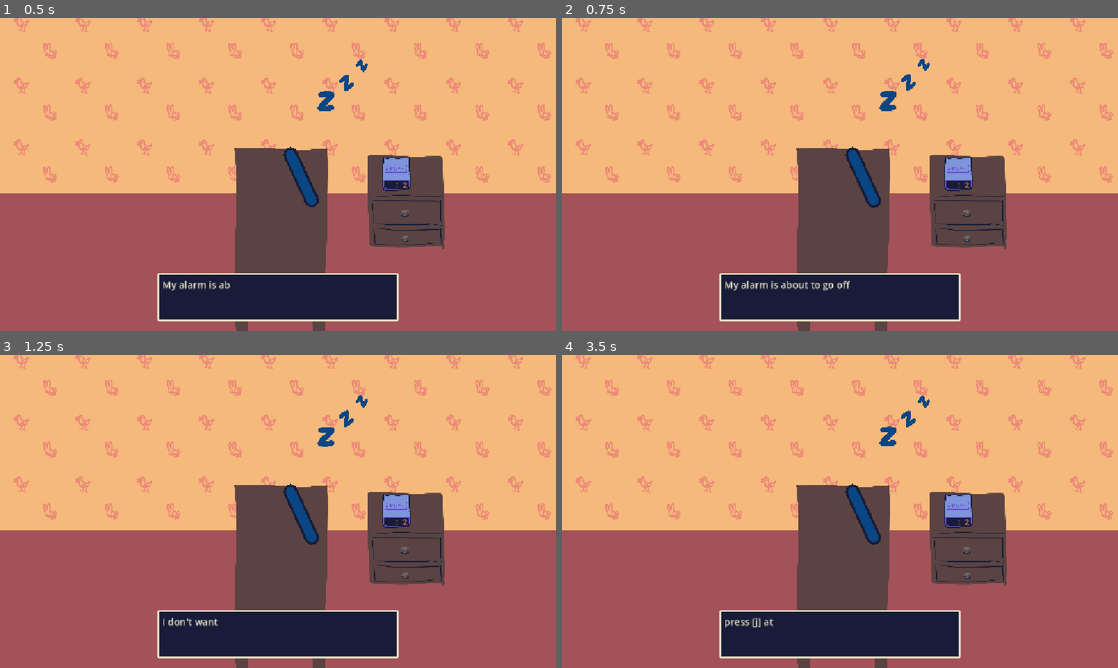
Above: before the commit, frames 1-4 (two rows, left to right).
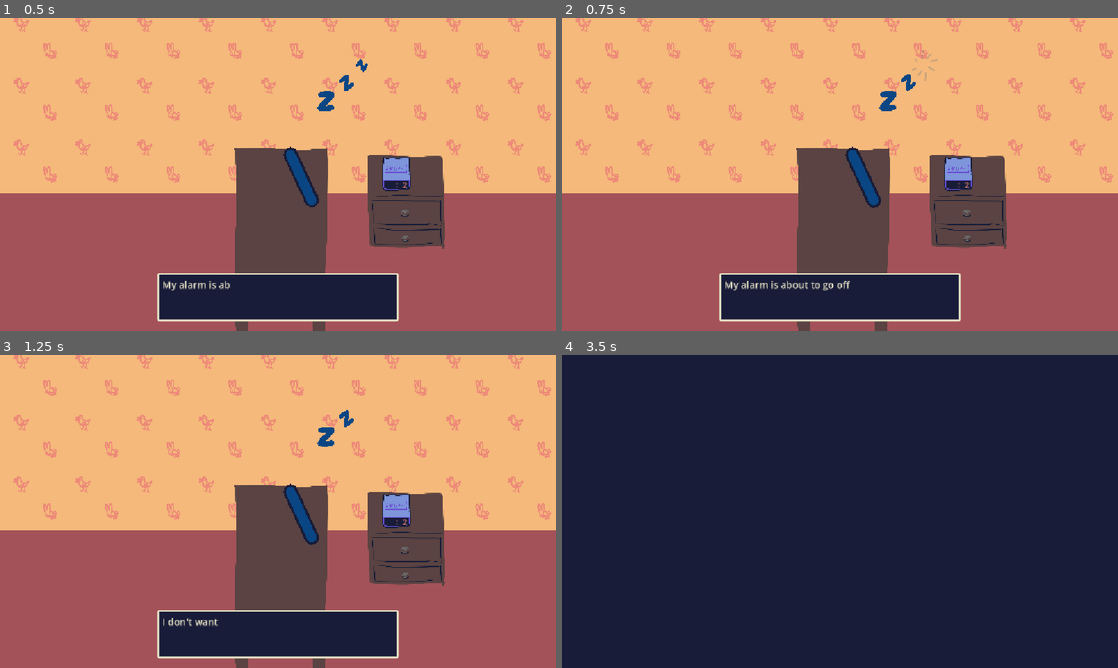
Above: after the commit, the same moments.

Repository: harperstoeckle/be_late_for_work
Game: Godot game, scene res://scenes/main.tscn
Two runs of this game, one before a commit and one after it. Both use one fixed random seed, a clock stepped at 60 frames per second and the inputs below. Sound files missing from this copy of the repository are replaced by a short silence.
Inputs:
- Up to frame 1 (0.5 s): no input
- Up to frame 2 (0.75 s): tap Enter (ui_accept) at 0.5 s; hold Up (ui_up) from 0.53 s (still down); hold J (snooze) from 0.53 s (still down)
- Up to frame 3 (1.25 s): keep holding Up (ui_up); keep holding J (snooze); tap Enter (ui_accept) at 0.77 s
- Up to frame 4 (3.5 s): release Up (ui_up) at 1.28 s; release J (snooze) at 1.28 s; hold Down (ui_down) 1.28-2.03 s; tap J (snooze) at 1.35, 2.85 s; tap Enter (ui_accept) at 1.52, 3.02 s; hold J (snooze) 2.03-2.78 s; hold Up (ui_up) from 2.03 s (still down)

Frame 1 is identical in both runs. In frame 2, 0.1% of the frame differs, in the area x 63-68%, y 10-21%; in frame 3, less than 0.1%; in frame 4, 94%, in the area x 0-100%, y 0-100%.
Error before the commit: Modulo by zero error in operator '%'. (res://scripts/main.gd:110)
Error after the commit: Modulo by zero error in operator '%'. (res://scripts/main.gd:120)

Commit message:
Add a life system that resets you to the last checkpoint when you lose all lives

Diff:
--- a/scenes/main.tscn
+++ b/scenes/main.tscn
@@ -102,14 +102,14 @@
 unique_name_in_owner = true
 position = Vector2(646, 378)
 
-[node name="SleepZs" type="Node2D" parent="." unique_id=366196461]
+[node name="SleepZsRoot" type="Node2D" parent="." unique_id=366196461]
 
-[node name="0" parent="SleepZs" unique_id=1783894370 instance=ExtResource("9_choun")]
+[node name="0" parent="SleepZsRoot" unique_id=1783894370 instance=ExtResource("9_choun")]
 position = Vector2(677, 174)
 bob_vec = Vector2(0, 2)
 bob_speed = 3.0
 
-[node name="1" parent="SleepZs" unique_id=1829065527 instance=ExtResource("9_choun")]
+[node name="1" parent="SleepZsRoot" unique_id=1829065527 instance=ExtResource("9_choun")]
 position = Vector2(720, 135)
 rotation = -0.60847384
 scale = Vector2(0.72, 0.72)
@@ -117,7 +117,7 @@
 bob_phase = 1.1
 bob_speed = 3.0
 
-[node name="2" parent="SleepZs" unique_id=104017258 instance=ExtResource("9_choun")]
+[node name="2" parent="SleepZsRoot" unique_id=104017258 instance=ExtResource("9_choun")]
 position = Vector2(752, 98.00001)
 rotation = -1.0083696
 scale = Vector2(0.555, 0.555)
@@ -152,3 +152,14 @@
 visible_characters = 0
 visible_characters_behavior = 1
 visible_ratio = 0.0
+
+[node name="Overlay" type="ColorRect" parent="UILayer" unique_id=1145777974]
+unique_name_in_owner = true
+modulate = Color(0, 0, 0, 0)
+anchors_preset = 15
+anchor_right = 1.0
+anchor_bottom = 1.0
+grow_horizontal = 2
+grow_vertical = 2
+mouse_filter = 2
+color = Color(0.09411765, 0.10980392, 0.21960784, 1)
--- a/scripts/main.gd
+++ b/scripts/main.gd
@@ -44,6 +44,8 @@
 @onready var _dialogue_label: RichTextLabel = %DialogueLabel
 @onready var _dialogue_blip_player: AudioStreamPlayer = $DialogueBlipPlayer
 @onready var _nightstand: Sprite2D = $Nightstand
+@onready var _sleep_zs_root: Node2D = $SleepZsRoot
+@onready var _overlay: ColorRect = %Overlay
 
 @onready var _global_hand_pos := _arm_border.to_global(_arm_border.points[1]) :
 	set(v):
@@ -61,6 +63,8 @@
 var _music_bpm: int = 120
 var _music_beat_count: int = 0
 var _music_fade_tween: Tween
+# For the dark overlay when transitioning.
+var _death_reset_tween: Tween
 
 var _checkpoint_story_index: int = 0
 var _checkpoint_next_subdivision: int = 0
@@ -76,8 +80,14 @@
 # Events being actively updated.
 var _active_events: Array[Event] = []
 
+var _sleep_zs: Array[SleepZ] = []
+var _num_lives_left := 1
+
 
 func _ready() -> void:
+	_sleep_zs.assign(_sleep_zs_root.find_children("", "SleepZ", false, false))
+	_num_lives_left = max(1, _sleep_zs.size())
+
 	var stream := _music_player.stream as AudioStreamOggVorbis
 	if stream:
 		_music_bpm = max(stream.bpm, 1)
@@ -120,6 +130,8 @@
 		_next_subdivision_to_handle += 1
 
 func _unhandled_input(event: InputEvent) -> void:
+	if _should_block_input(): return
+
 	if event.is_action_pressed("ui_accept"):
 		if _is_showing_dialogue():
 			if not _is_dialogue_fully_visible():
@@ -146,12 +158,14 @@
 					_:
 						_miss_player.play()
 						_hit_react(_nightstand, Vector2(0, 10), 0.05)
+						_lose_life()
 				alarm_found = true
 				break
 
 		if not alarm_found:
 			_miss_player.play()
 			_hit_react(_nightstand, Vector2(0, 10), 0.05)
+			_lose_life()
 	elif event.is_action_pressed("ui_up"):
 		_save_checkpoint()
 	elif event.is_action_pressed("ui_down"):
@@ -259,6 +273,11 @@
 	_num_music_loops = _checkpoint_num_loops
 	_next_subdivision_to_handle = _checkpoint_next_subdivision
 
+	# Always start with all lives.
+	for z in _sleep_zs:
+		z.unpop()
+	_num_lives_left = max(1, _sleep_zs.size())
+
 	if _music_beat_count > 0:
 		var music_subdiv: int = max(0, _next_subdivision_to_handle - 1) % (_music_beat_count * SUBDIVISIONS_PER_BEAT)
 		_music_player.seek(music_subdiv * 60.0 / _music_bpm / SUBDIVISIONS_PER_BEAT)
@@ -291,11 +310,18 @@
 	_queued_dialogue.assign(texts)
 	_continue_dialogue()
 
-func _fade_in_music() -> void:
+func _fade_in_music(duration: float = -1) -> void:
+	if duration < 0: duration = music_fade_time
 	if _music_fade_tween: _music_fade_tween.kill()
 	_music_player.volume_linear = 0.0
 	_music_fade_tween = get_tree().create_tween()
-	_music_fade_tween.tween_property(_music_player, "volume_linear", _default_music_volume_linear, music_fade_time)
+	_music_fade_tween.tween_property(_music_player, "volume_linear", _default_music_volume_linear, duration)
+
+func _fade_out_music(duration: float = -1) -> void:
+	if duration < 0: duration = music_fade_time
+	if _music_fade_tween: _music_fade_tween.kill()
+	_music_fade_tween = get_tree().create_tween()
+	_music_fade_tween.tween_property(_music_player, "volume_linear", 0.0, duration)
 
 func _queue_event(event: Event) -> void:
 	# Insert the event in sorted order.
@@ -314,6 +340,24 @@
 	var pos := node.global_position
 	tween.tween_property(node, "global_position", pos + offset, duration / 4)
 	tween.tween_property(node, "global_position" , pos, duration * 3 / 4)
+
+func _lose_life() -> void:
+	_num_lives_left -= 1
+	if _num_lives_left >= 0 and _num_lives_left < _sleep_zs.size():
+		_sleep_zs[_num_lives_left].pop()
+
+	if _num_lives_left <= 0:
+		# Fade the black overlay in and out, and go back to the last checkpoint.
+		_death_reset_tween = get_tree().create_tween()
+		_death_reset_tween.tween_callback(_fade_out_music.bind(0.4))
+		_death_reset_tween.tween_property(_overlay, "modulate", Color.WHITE, 0.2).set_delay(0.2)
+		_death_reset_tween.tween_property(_overlay, "modulate", Color(0, 0, 0, 0), 0.2).set_delay(0.4)
+		_death_reset_tween.parallel().tween_callback(_load_checkpoint).set_delay(0.4)
+		_death_reset_tween.parallel().tween_callback(_fade_in_music.bind(0.4)).set_delay(0.4)
+
+# True when we're playing animations where the player shouldn't be able to do anything (like when resetting after dying).
+func _should_block_input() -> bool:
+	return _death_reset_tween and _death_reset_tween.is_running()
 
 # Start the next story sequence.
 func _do_next_story() -> void:
--- a/scripts/sleep_z.gd
+++ b/scripts/sleep_z.gd
@@ -1,3 +1,4 @@
+class_name SleepZ
 extends Node2D
 
 
